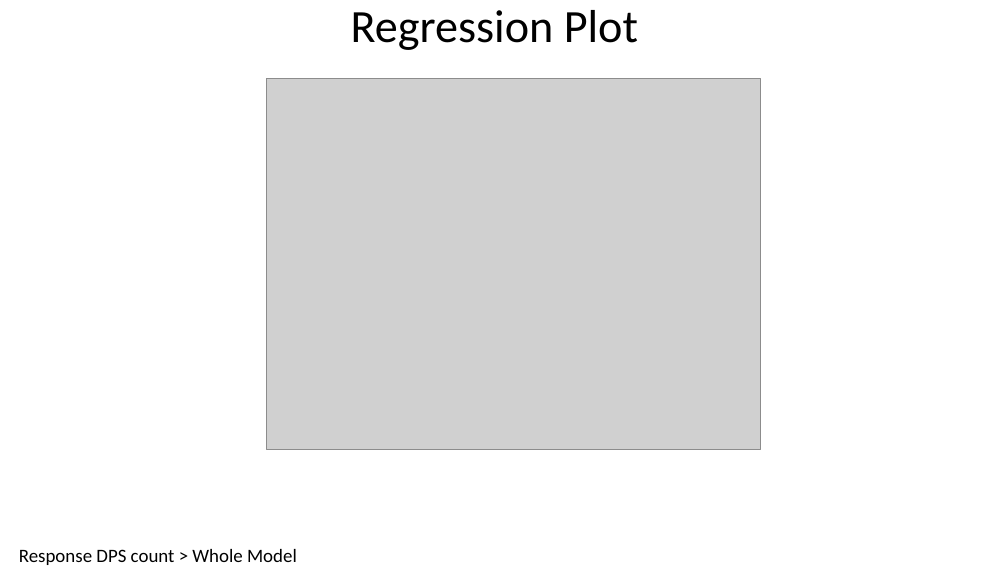
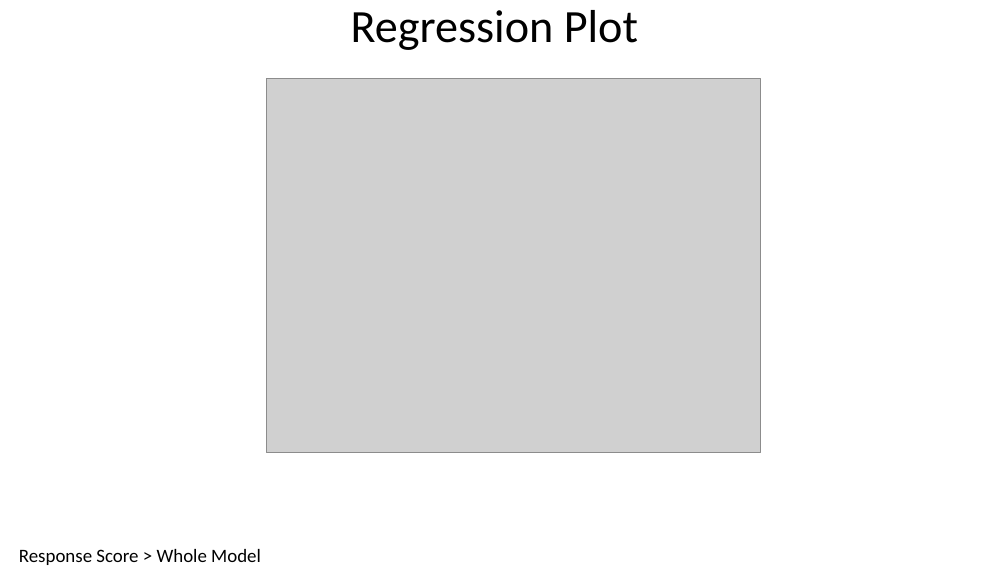
Before and after one commit to rifatsm/DPS-Classify-and-Analysis, a slide deck: slide 1 of Analysis by Quantile Values Nov 2018/From_Python_script/PS Count + Score + Quantile Merged/Fit Model.pptx. Drawn at 1008x567 pixels with LibreOffice and Linux fonts; fonts in the diff are those of the drawing; grey boxes stand for pictures. Boxes give left, top, right and bottom in pixels: in the first picture for what was removed or moved away, otherwise in the second. Text is boxed around its words. In the diff, an @@ line names an element or a change of style, - is before the commit and + after.

Commit message:
# Result PPTX from DPS count vs Project Score # RMD file for getting percentage of DPS distribution in projects

```diff
--- a/Analysis by Quantile Values Nov 2018/From_Python_script/PS Count + Score + Quantile Merged/Fit Model.pptx
+++ b/Analysis by Quantile Values Nov 2018/From_Python_script/PS Count + Score + Quantile Merged/Fit Model.pptx
@@ picture: place and size @@
-picture at (266,79,761,449)
+picture at (266,79,761,453)
@@ text at (19,549,261,565): text changed @@
-Response DPS count > Whole Model
+Response Score > Whole Model
```
Also in this commit, not shown: 7 other slides changed, 1 other file.
